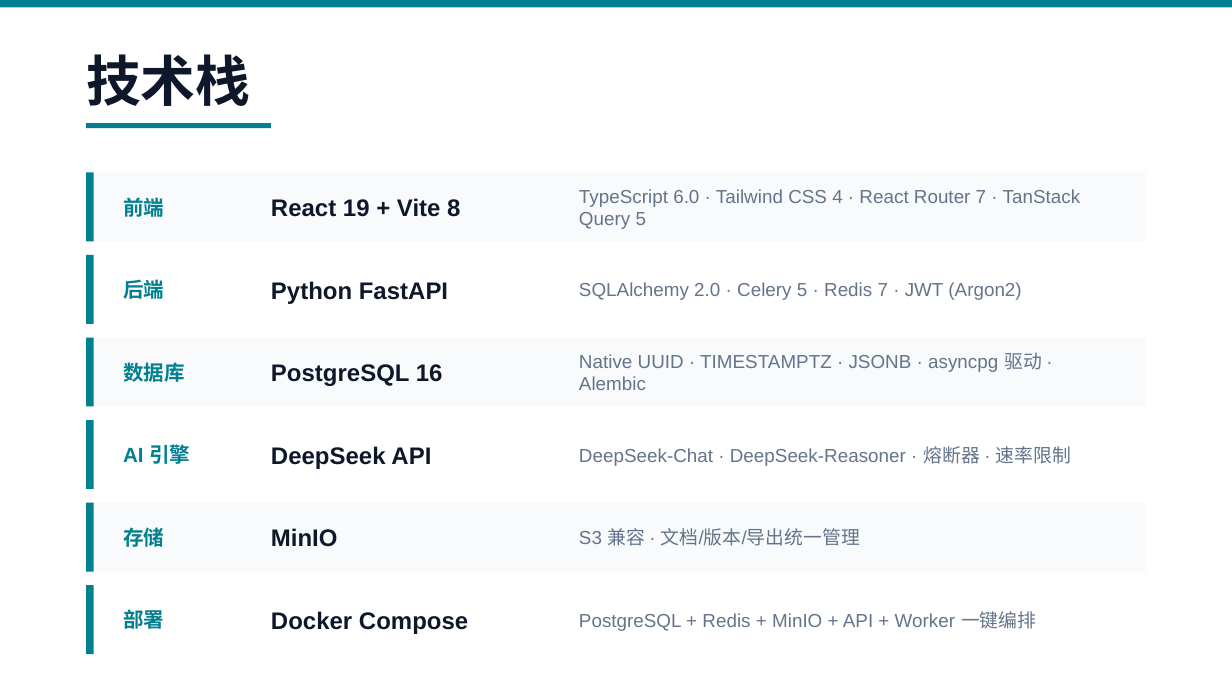
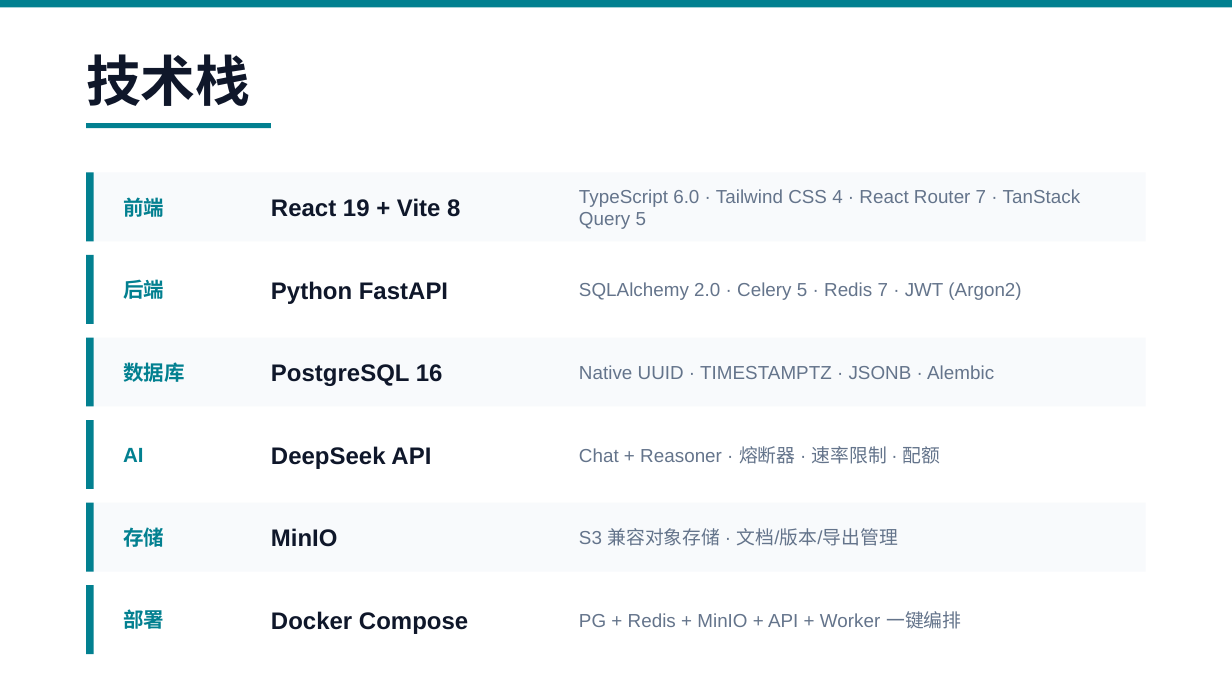
Before and after one commit to xxbl5612-eng/docmind, a slide deck: slide 5 of DocMind_项目汇报.pptx (slide 3 before the commit). Drawn at 1232x693 pixels with LibreOffice and Linux fonts; fonts in the diff are those of the drawing. Boxes give left, top, right and bottom in pixels: in the first picture for what was removed or moved away, otherwise in the second. Text is boxed around its words. In the diff, an @@ line names an element or a change of style, - is before the commit and + after.

```diff
--- a/DocMind_项目汇报.pptx
+++ b/DocMind_项目汇报.pptx
@@ text at (579,365,994,379): text changed @@
-Native UUID · TIMESTAMPTZ · JSONB · asyncpg 驱动 · Alembic
+Native UUID · TIMESTAMPTZ · JSONB · Alembic
@@ text at (123,448,143,462): text changed @@
-AI 引擎
+AI
@@ text at (579,446,941,464): text changed @@
-DeepSeek-Chat · DeepSeek-Reasoner · 熔断器 · 速率限制
+Chat + Reasoner · 熔断器 · 速率限制 · 配额
@@ text at (579,528,897,546): text changed @@
-S3 兼容 · 文档/版本/导出统一管理
+S3 兼容对象存储 · 文档/版本/导出管理
@@ text at (579,611,961,629): text changed @@
-PostgreSQL + Redis + MinIO + API + Worker 一键编排
+PG + Redis + MinIO + API + Worker 一键编排
```
Also in this commit, not shown: 5 other slides changed, 2 slides added, 2 slides removed.
